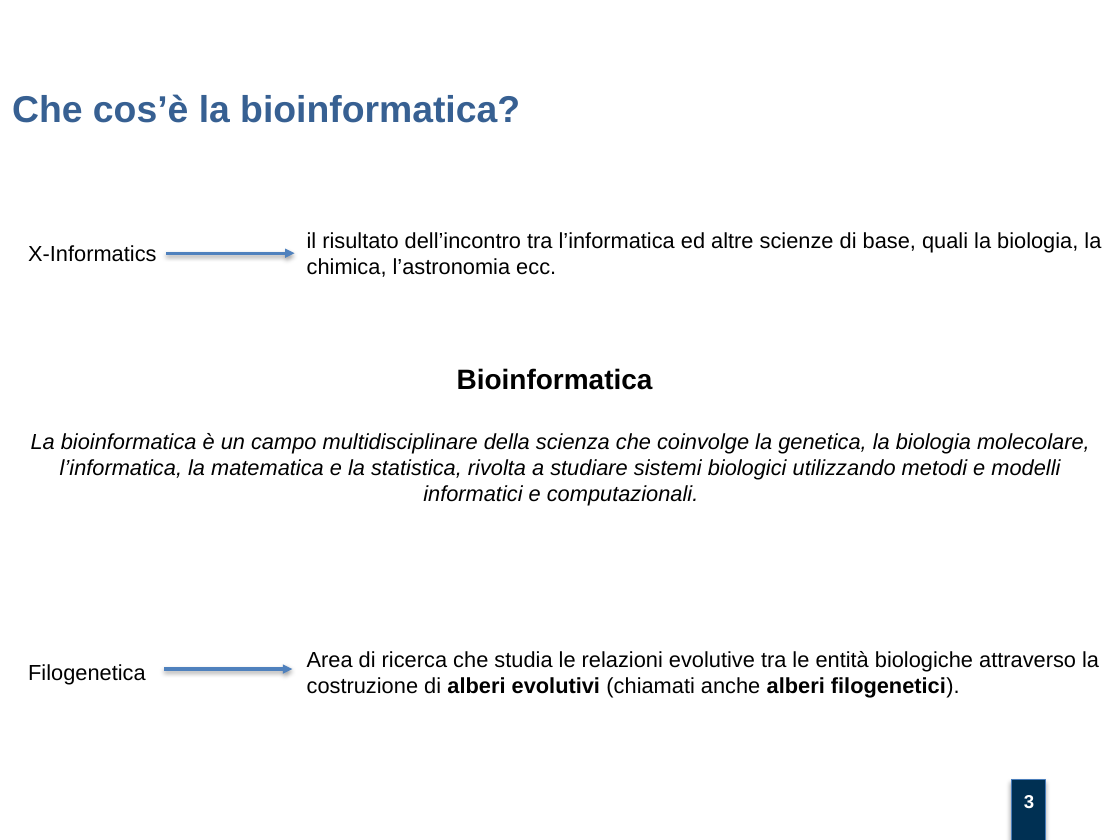
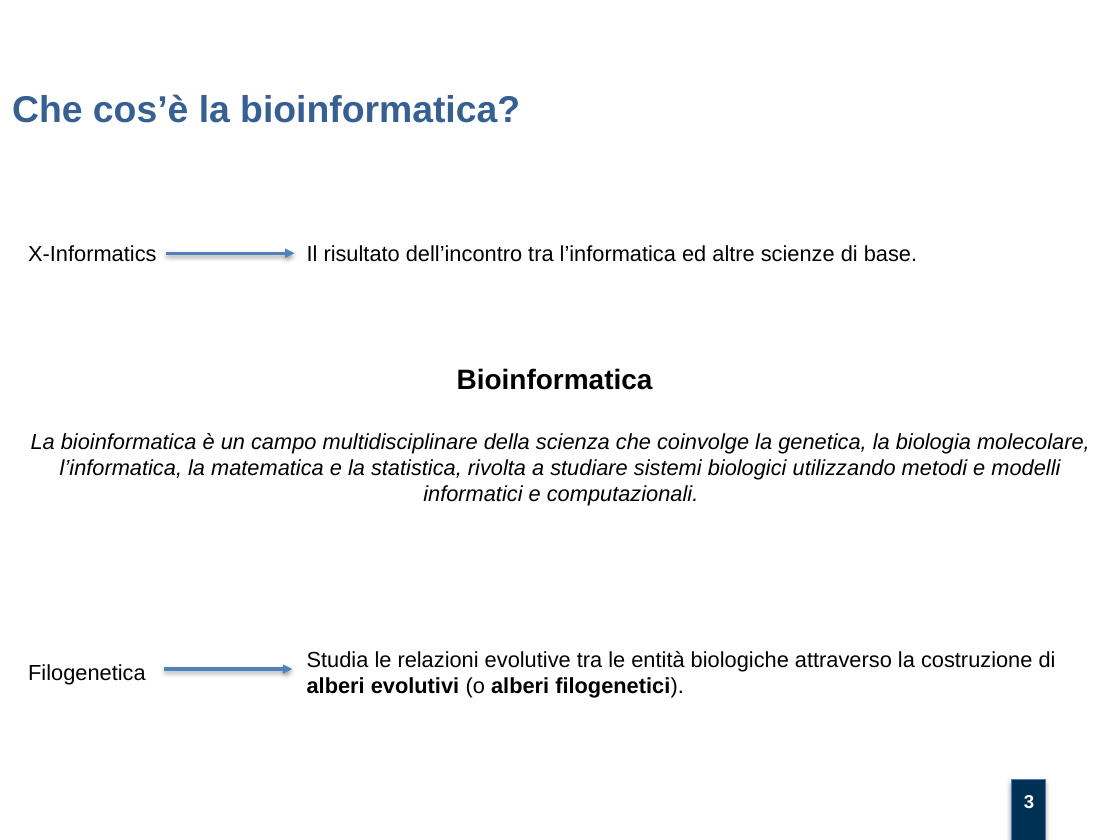
Before and after one commit to mtortoli/Thesis, a slide deck: slide 3 of Discussione Laurea/Slides v.1.0.pptx. Drawn at 1120x840 pixels with LibreOffice and Linux fonts; fonts in the diff are those of the drawing; background and template pictures are left out. Boxes give left, top, right and bottom in pixels: in the first picture for what was removed or moved away, otherwise in the second. Text is boxed around its words. In the diff, an @@ line names an element or a change of style, - is before the commit and + after.

```diff
--- a/Discussione Laurea/Slides v.1.0.pptx
+++ b/Discussione Laurea/Slides v.1.0.pptx
@@ text at bbox=[307, 245, 917, 262]: text changed @@
-il risultato dell’incontro tra l’informatica ed altre scienze di base, quali la biologia, la chimica, l’astronomia ecc.
+Il risultato dell’incontro tra l’informatica ed altre scienze di base.
@@ text at bbox=[307, 651, 1056, 698]: text changed @@
-Area di ricerca che studia le relazioni evolutive tra le entità biologiche attraverso la costruzione di alberi evolutivi (chiamati anche alberi filogenetici).
+Studia le relazioni evolutive tra le entità biologiche attraverso la costruzione di alberi evolutivi (o alberi filogenetici).
```
Also in this commit, not shown: 11 other slides changed, 1 other file.
